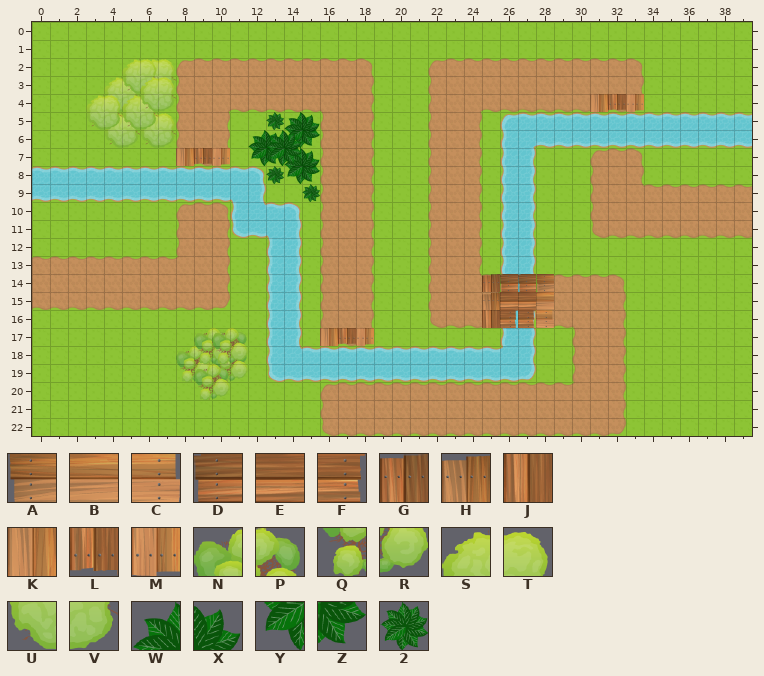
An edit to a level. Tiled map, android/assets/game/levels/river.tmx. Above, as it was before the edit.
Cells are 64x64 px. Shown: x 0..39, y 0..22.
Key: from "tiles2": A 0, B 1, C 2, D 3, E 4, F 5, G 6, H 7, J 8, K 9, L 10, M 11; from "tiles4": N 5, P 6, Q 7, R 8, S 10, T 11, U 12, V 13, W 45, X 46, Y 47, Z 48, 2 49.
_ is an empty cell.
Layers that did not change in this view are not listed.
Layer "Tile Layer 3" before, first column x 0:
 0 ________________________________________
 1 ________________________________________
 2 _____ST_________________________________
 3 _____UV_________________________________
 4 ___STST________________________KLM______
 5 ___UVUV______2WX________________________
 6 ____________WXYZ________________________
 7 ________KLM_YZWX________________________
 8 _____________2YZ________________________
 9 _______________2________________________
10 ________________________________________
11 ________________________________________
12 ________________________________________
13 ________________________________________
14 _________________________GDDA___________
15 _________________________HEEB___________
16 _________________________JFFC___________
17 _________NP_____KLM_____________________
18 _________QR_____________________________
19 ________________________________________
20 ________________________________________
21 ________________________________________
22 ________________________________________
The same view after the edit:
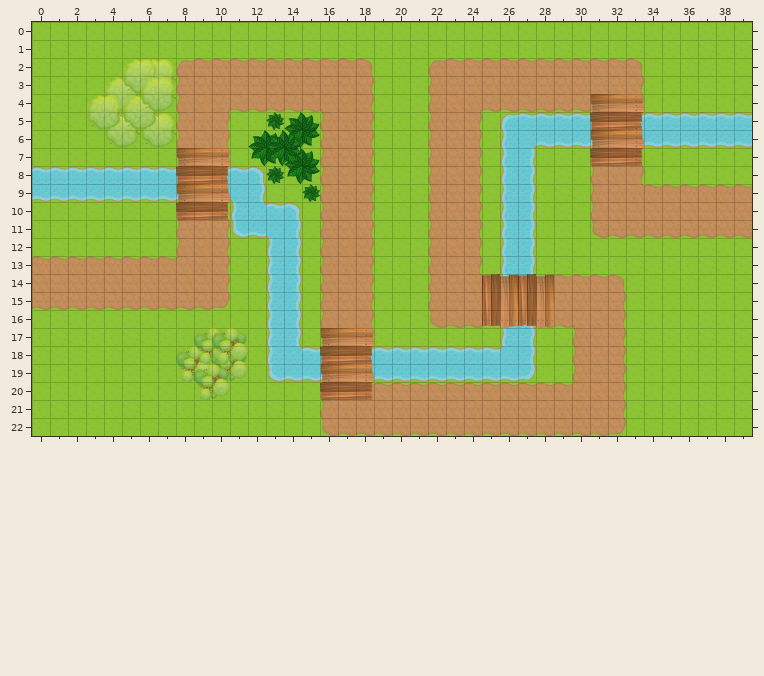
Edits made:
{"where": "layer \"Tile Layer 3\""}
{"y":4,"x":31,"old":"KLM","new":"ABC"}
{"y":5,"x":31,"old":"___","new":"DEF"}
{"y":6,"x":31,"old":"___","new":"ABC"}
{"y":7,"x":8,"old":"KLM","new":"ABC"}
{"y":7,"x":31,"old":"___","new":"DEF"}
{"y":8,"x":8,"old":"___","new":"DEF"}
{"y":9,"x":8,"old":"___","new":"ABC"}
{"y":10,"x":8,"old":"___","new":"DEF"}
{"y":14,"x":26,"old":"DDA","new":"HGH"}
{"y":15,"x":25,"old":"HEEB","new":"JKJK"}
{"y":16,"x":25,"old":"JFFC","new":"LMLM"}
{"y":17,"x":16,"old":"KLM","new":"ABC"}
{"y":18,"x":16,"old":"___","new":"DEF"}
{"y":19,"x":16,"old":"___","new":"ABC"}
{"y":20,"x":16,"old":"___","new":"DEF"}
{"label":"changed","picture_box":[590,94,644,166]}
{"label":"changed","picture_box":[176,148,230,220]}
{"label":"changed","picture_box":[482,274,554,328]}
{"label":"changed","picture_box":[320,328,374,400]}
